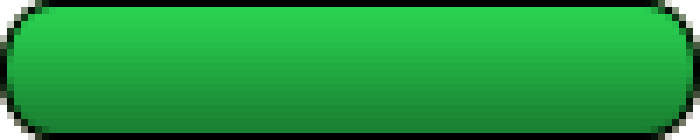
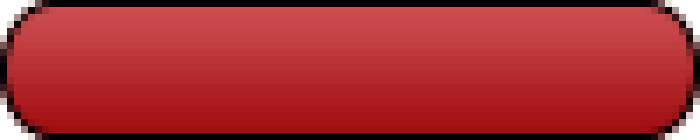
Comparing the layer stacks of the two 700×140 images. Changes:
painted on "Rounded Rectangle 1" over [0, 0, 700, 140]
